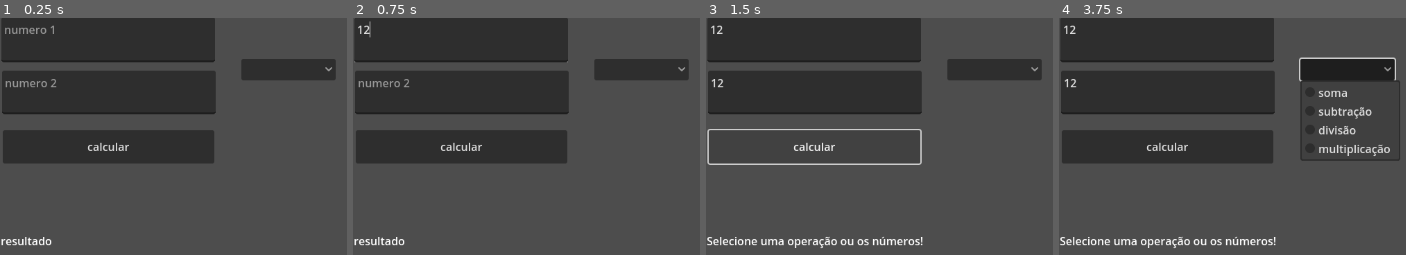
Above: before the commit, frames 1-4 (left to right).
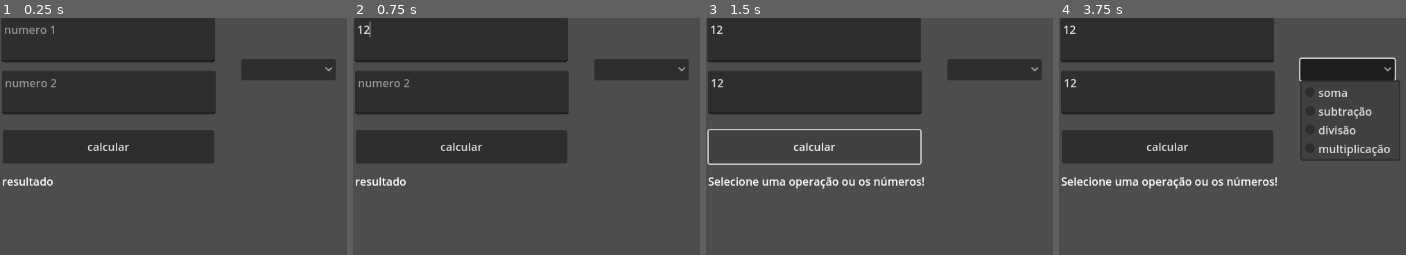
Above: after the commit, the same moments.

Repository: danielleher/segundo-semestre-dev-mobile-
Game: Godot game, scene res://entrega 3/calculadora.tscn
The game is run twice, just before and just after one commit, with the same random seed, the same clock (stepped at 60 frames per second) and the same inputs. This scene is started directly instead of the project's main scene.
Inputs (mouse positions are in pixels of both pictures, inside the frame that each line leads up to):
- Up to frame 1 (0.25 s): no input
- Up to frame 2 (0.75 s): click (460, 39) at 0.52 s; type "12" at 0.6 s
- Up to frame 3 (1.5 s): click (813, 91) at 0.75 s; type "12" at 0.83 s; click "calcular" at 1.25 s
- Up to frame 4 (3.75 s): click "calcular" at 2 s; click "calcular" at 2.75 s; click (1347, 70) at 3.5 s

The runs differ from the first frame. In frame 1, 0.6% of the frame differs, in the area x 0-16%, y 67-97%; in frame 2, 0.6%; in frame 3, 2.3%, in the area x 0-63%, y 67-98%; in frame 4, 2.3%.

Commit message:
progressbar
progress bar

Diff:
--- a/entregas/entrega 3/calculadora.tscn
+++ b/entregas/entrega 3/calculadora.tscn
@@ -41,10 +41,10 @@
 
 [node name="Label" type="Label" parent="."]
 layout_mode = 0
-offset_left = 1.0
-offset_top = 310.0
-offset_right = 152.0
-offset_bottom = 352.0
+offset_left = 3.0
+offset_top = 224.0
+offset_right = 154.0
+offset_bottom = 266.0
 text = "resultado "
 
 [node name="numero2" type="TextEdit" parent="."]
--- /dev/null
+++ b/entregas/entrega 4/ProgressBar.tscn
@@ -0,0 +1,29 @@
+[gd_scene load_steps=3 format=3 uid="uid://d12nmw0ok0o40"]
+
+[ext_resource type="Script" uid="uid://dwudifcxffeiv" path="res://entrega 4/progress_bar.gd" id="1_64jg3"]
+[ext_resource type="Texture2D" uid="uid://bqtxji8pqeaue" path="res://entrega 4/PikPng.com_edit-icon-png_3173143.png" id="2_lfvgw"]
+
+[node name="ProgressBar" type="Control"]
+layout_mode = 3
+anchors_preset = 15
+anchor_right = 1.0
+anchor_bottom = 1.0
+grow_horizontal = 2
+grow_vertical = 2
+script = ExtResource("1_64jg3")
+
+[node name="Timer" type="Timer" parent="."]
+autostart = true
+
+[node name="TextureProgressBar" type="TextureProgressBar" parent="."]
+layout_mode = 0
+offset_right = 40.0
+offset_bottom = 40.0
+value = 70.0
+fill_mode = 4
+texture_under = ExtResource("2_lfvgw")
+texture_progress = ExtResource("2_lfvgw")
+tint_under = Color(0.0509804, 0.627451, 0.890196, 1)
+tint_progress = Color(0.725116, 0.979791, 0.999614, 1)
+
+[connection signal="timeout" from="Timer" to="." method="_on_timer_timeout"]
--- /dev/null
+++ b/entregas/entrega 4/progress_bar.gd
@@ -0,0 +1,4 @@
+extends Control
+
+func _on_timer_timeout() -> void:
+	print ("você mudou de nível!") # Replace with function body.
Binary file added: entregas/entrega 4/PikPng.com_edit-icon-png_3173143.png
Not shown, added: entregas/entrega 4/PikPng.com_edit-icon-png_3173143.png.import
Not shown, added: entregas/entrega 4/progress_bar.gd.uid
